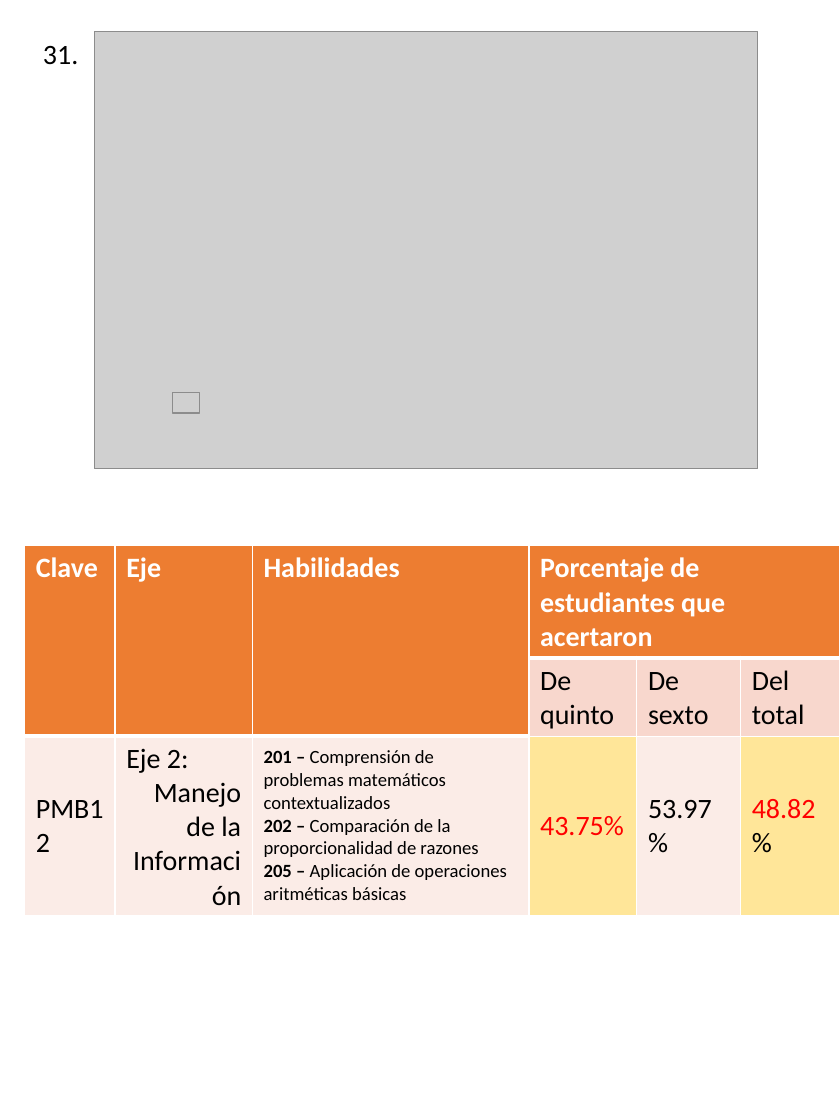
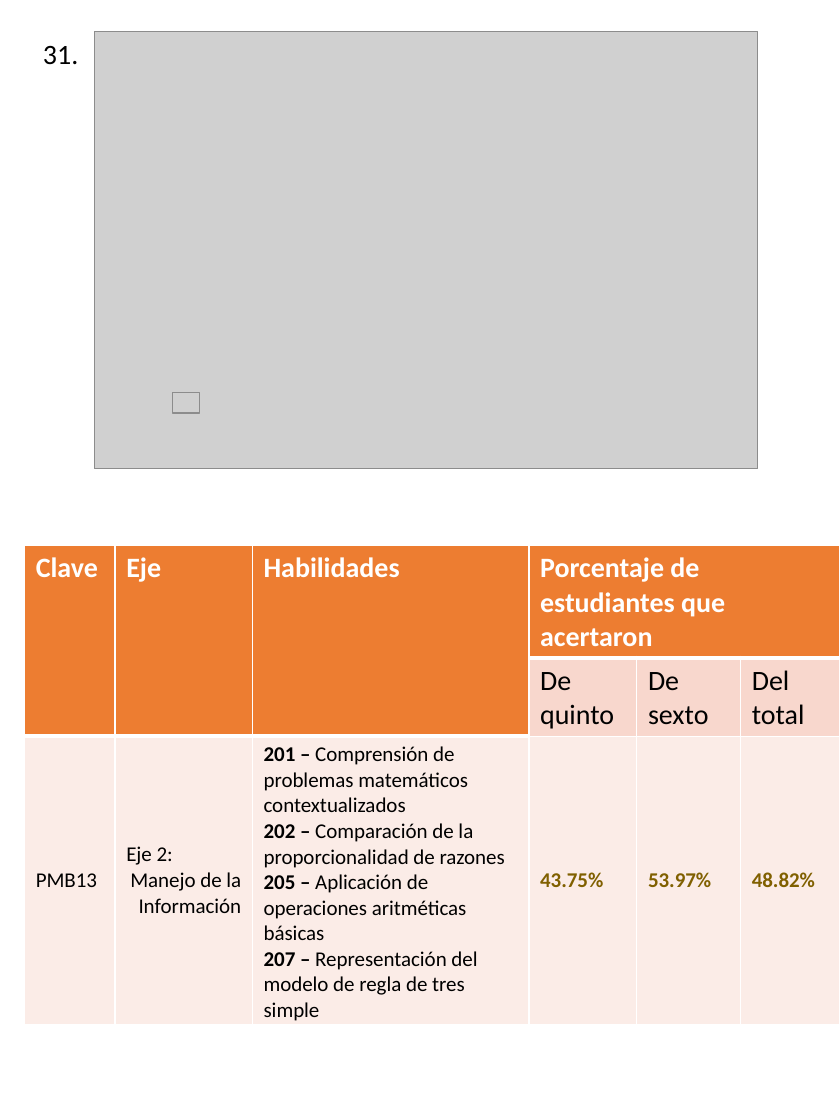
Before and after one commit to Adrifelcha/afchavez-019, a slide deck: slide 36 of Lancaster/Reporte_02_Q-Preliminar/Info_per_Item.pptx. Drawn at 840x1120 pixels with LibreOffice and Linux fonts; fonts in the diff are those of the drawing; grey boxes stand for pictures. Boxes give left, top, right and bottom in pixels: in the first picture for what was removed or moved away, otherwise in the second. Text is boxed around its words. In the diff, an @@ line names an element or a change of style, - is before the commit and + after.

```diff
--- a/Lancaster/Reporte_02_Q-Preliminar/Info_per_Item.pptx
+++ b/Lancaster/Reporte_02_Q-Preliminar/Info_per_Item.pptx
@@ table at <box>25,545,840,1025</box> @@
-row 3, column 1: PMB12
+row 3, column 1: PMB13
-row 3, column 3: 201 – Comprensión de problemas matemáticos contextualizados / 202 – Comparación de la proporcionalidad de razones / 205 – Aplicación de operaciones aritméticas básicas
+row 3, column 3: 201 – Comprensión de problemas matemáticos contextualizados / 202 – Comparación de la proporcionalidad de razones / 205 – Aplicación de operaciones aritméticas básicas / 207 – Representación del modelo de regla de tres simple
@@ fill #FFE699 to #FCECE8 in 2 cells @@
@@ size 18 to 13.5 pt in "Eje 2:", "Manejo de la Información", "43.75%", "53.97%" and 1 more places @@
@@ text colour #FF0000 to #806000 in "43.75%", "48.82%" @@
@@ bold on in "43.75%", "53.97%", "48.82%" @@
@@ text colour #000000 to #806000 in "53.97%", "48.82%" @@
```
Also in this commit, not shown: 49 other slides changed, 1 other file.
